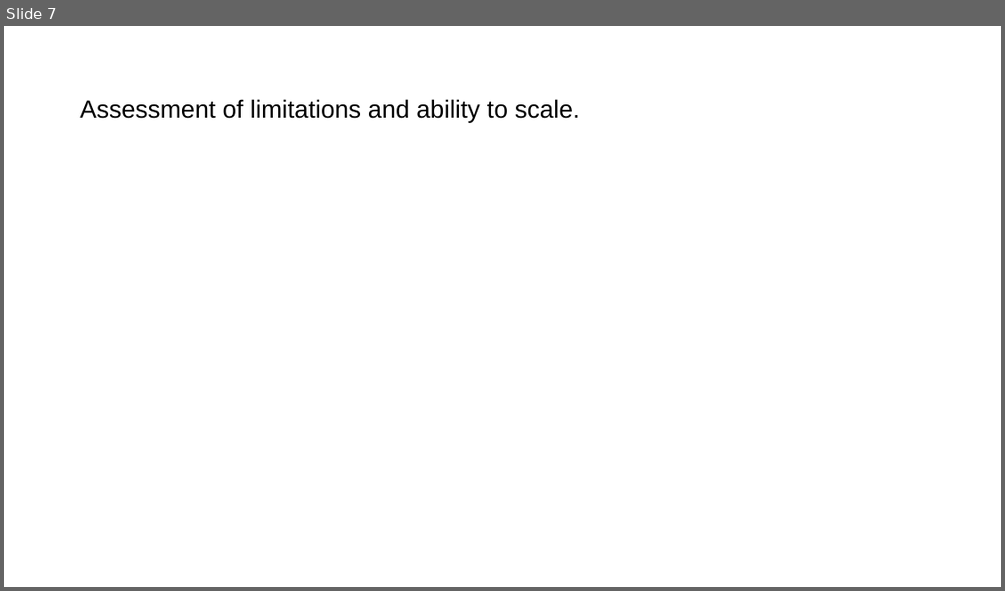
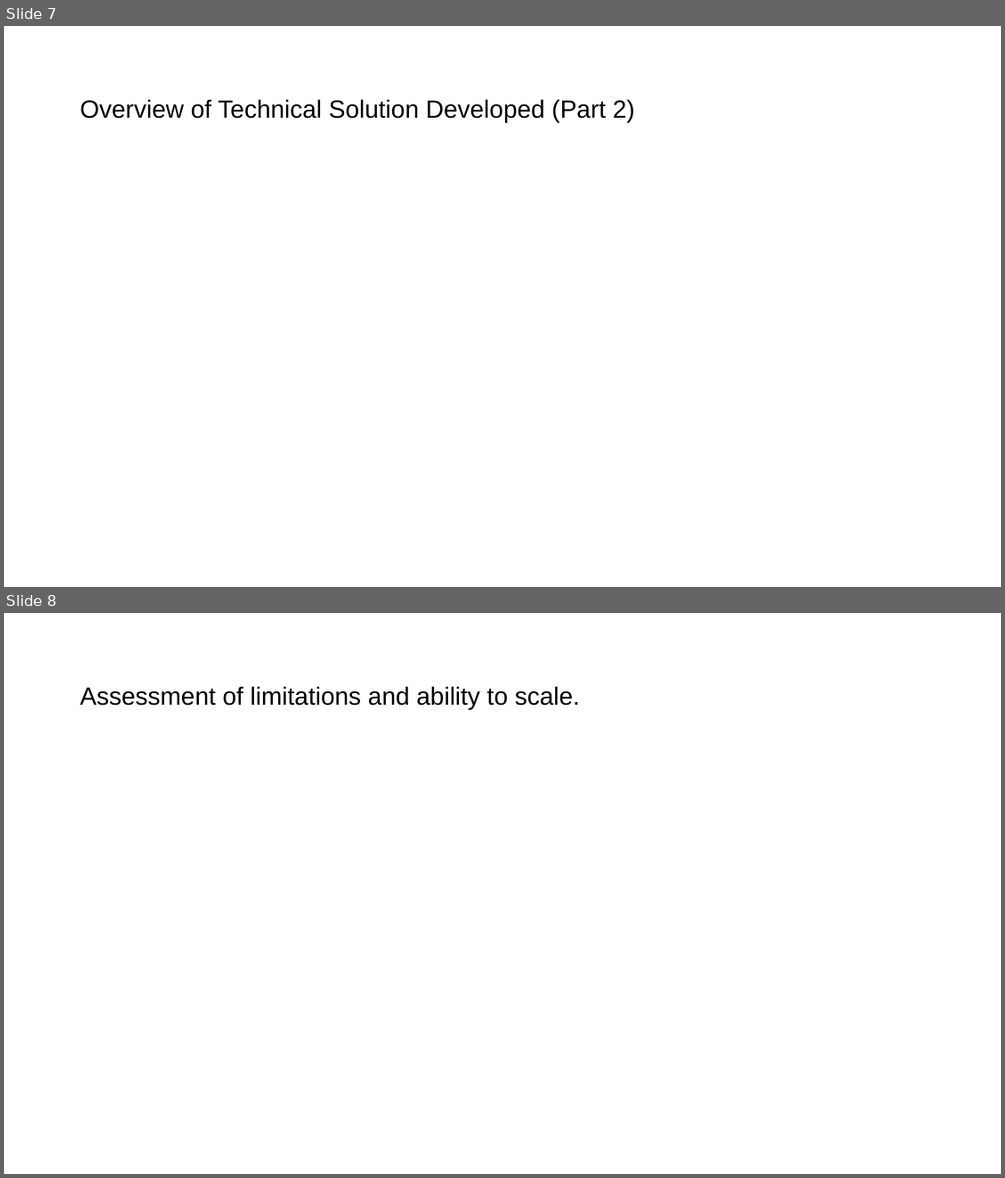
Before and after one commit to DevTobsterr/COM682, a slide deck: Cloud Native Development.pptx. Shown one above the other, each under a label of ours: slide 7 before the commit, slides 7 and 8 after it. The pictures are 1005x591 and 1005x1178 pixels, drawn with LibreOffice and Linux fonts; fonts in the diff are those of the drawing. Boxes give left, top, right and bottom in pixels: in the first picture for what was removed or moved away, otherwise in the second. Text is boxed around its words. In the diff, an @@ line names an element or a change of style, - is before the commit and + after.

```diff
--- a/Cloud Native Development.pptx
+++ b/Cloud Native Development.pptx
@@ slide 7 added at [4,26,1001,587], background #FFFFFF @@
@@ title added at [80,99,635,122], 24 pt, text #000000 @@
+Overview of Technical Solution Developed (Part 2)
@@ what was slide 7 is now slide 8 @@
```
Also in this commit, not shown: 6 slides changed, 2 other slides added, 3 slides removed, 1 other file.
